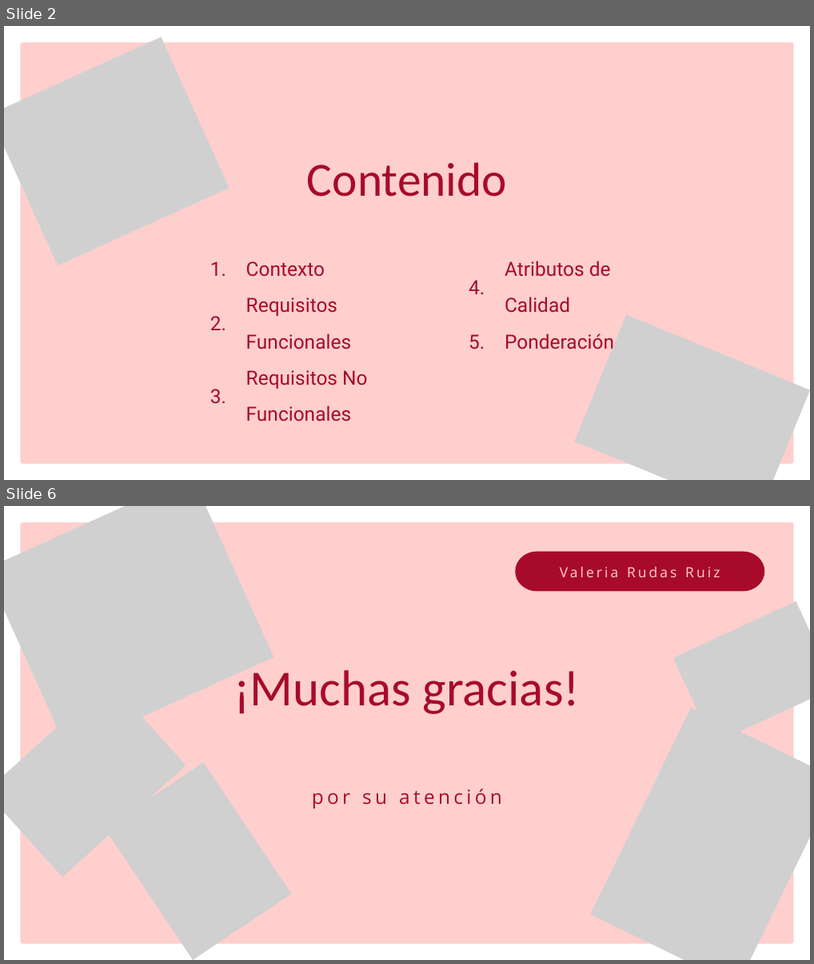
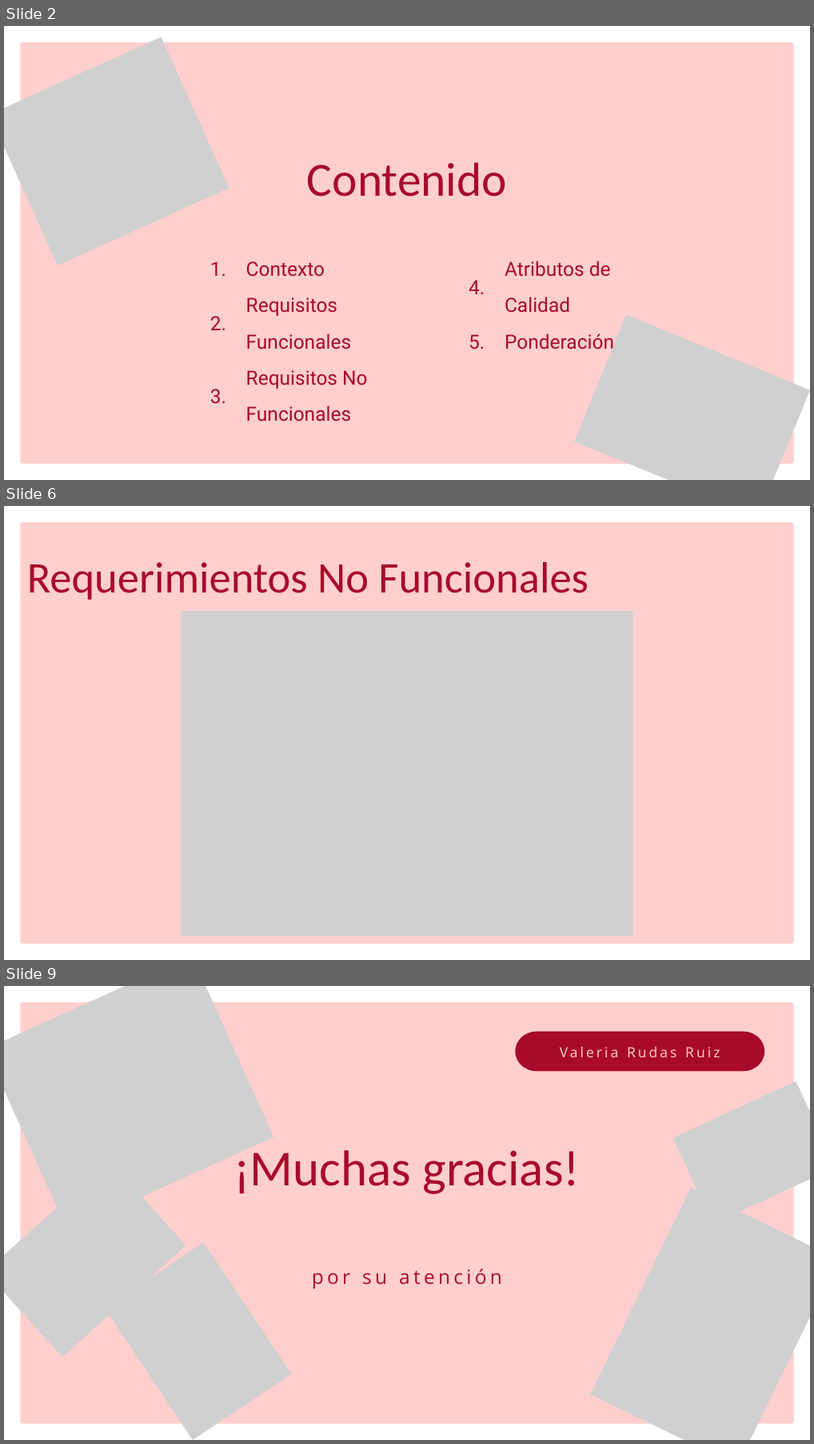
Before and after one commit to Jucer74/SoftwareArchitecture, a slide deck: Project/Context/Varime.Context.pptx. Shown one above the other, each under a label of ours: slides 2 and 6 before the commit, slides 2, 6 and 9 after it; the slides between them are not shown. The pictures are 814x964 and 814x1444 pixels, drawn with LibreOffice and Linux fonts; fonts in the diff are those of the drawing; grey boxes stand for pictures. Boxes give left, top, right and bottom in pixels: in the first picture for what was removed or moved away, otherwise in the second. Text is boxed around its words. In the diff, an @@ line names an element or a change of style, - is before the commit and + after.

```diff
--- a/Project/Context/Varime.Context.pptx
+++ b/Project/Context/Varime.Context.pptx
@@ slide 6 added at [4,506,810,960], background #FFFFFF @@
@@ freeform shape added at [20,522,794,943], fill #FFCFCE @@
@@ text added at [27,562,589,600], 78 pt, text #A80B29 @@
+Requerimientos No Funcionales
@@ picture added at [181,611,634,936] @@
@@ what was slide 6 is now slide 9 @@
```
Also in this commit, not shown: 2 slides changed, 3 other slides added, 1 slide removed.
